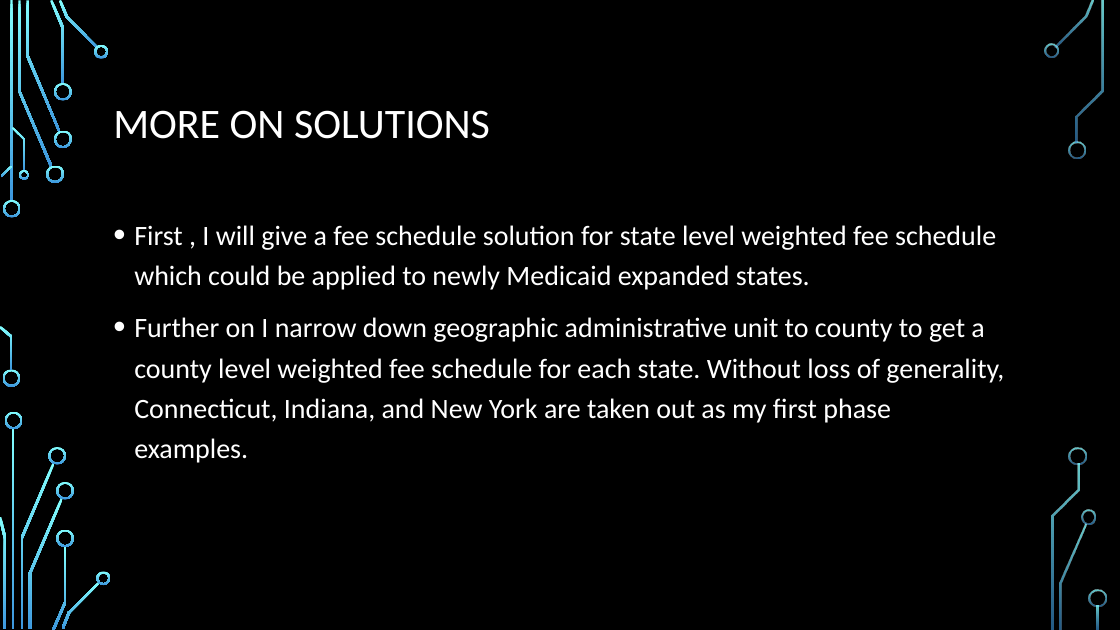
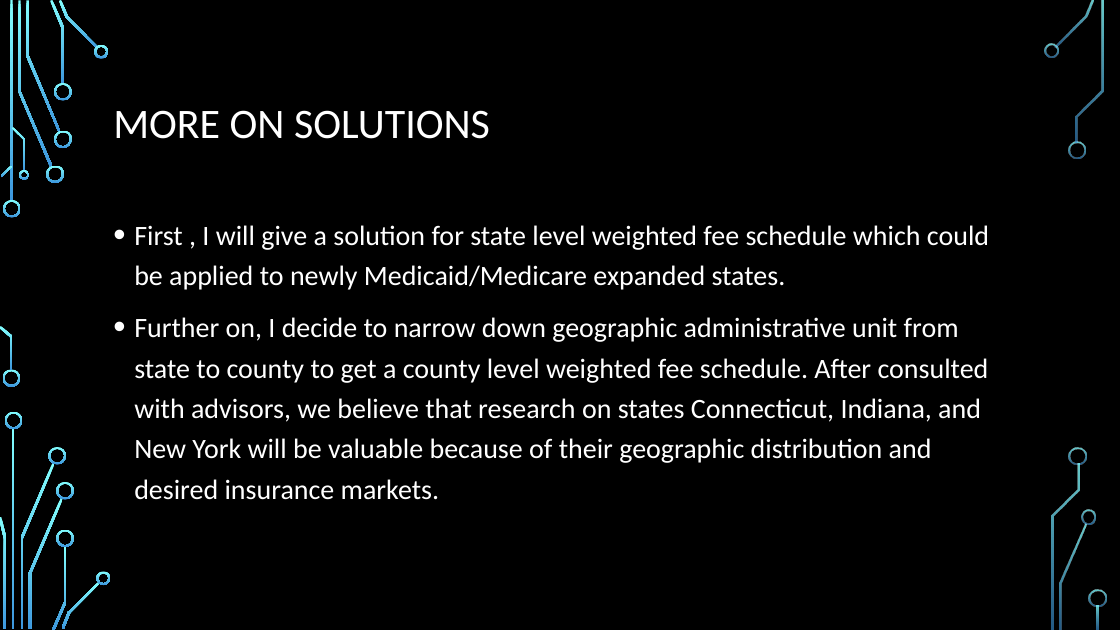
Before and after one commit to dev-hyang/data_analysis_medicaid, a slide deck: slide 4 of Presentation_v1.0.pptx. Drawn at 1120x630 pixels with LibreOffice and Linux fonts; fonts in the diff are those of the drawing; background and template pictures are left out. Boxes give left, top, right and bottom in pixels: in the first picture for what was removed or moved away, otherwise in the second. Text is boxed around its words. In the diff, an @@ line names an element or a change of style, - is before the commit and + after.

```diff
--- a/Presentation_v1.0.pptx
+++ b/Presentation_v1.0.pptx
@@ text at [134, 225, 989, 500]: text changed @@
-• First , I will give a fee schedule solution for state level weighted fee schedule which could be applied to newly Medicaid expanded states.
-• Further on I narrow down geographic administrative unit to county to get a county level weighted fee schedule for each state. Without loss of generality, Connecticut, Indiana, and New York are taken out as my first phase examples.
+• First , I will give a solution for state level weighted fee schedule which could be applied to newly Medicaid/Medicare expanded states.
+• Further on, I decide to narrow down geographic administrative unit from state to county to get a county level weighted fee schedule. After consulted with advisors, we believe that research on states Connecticut, Indiana, and New York will be valuable because of their geographic distribution and desired insurance markets.
```
Also in this commit, not shown: 8 other slides changed, 2 other files.
